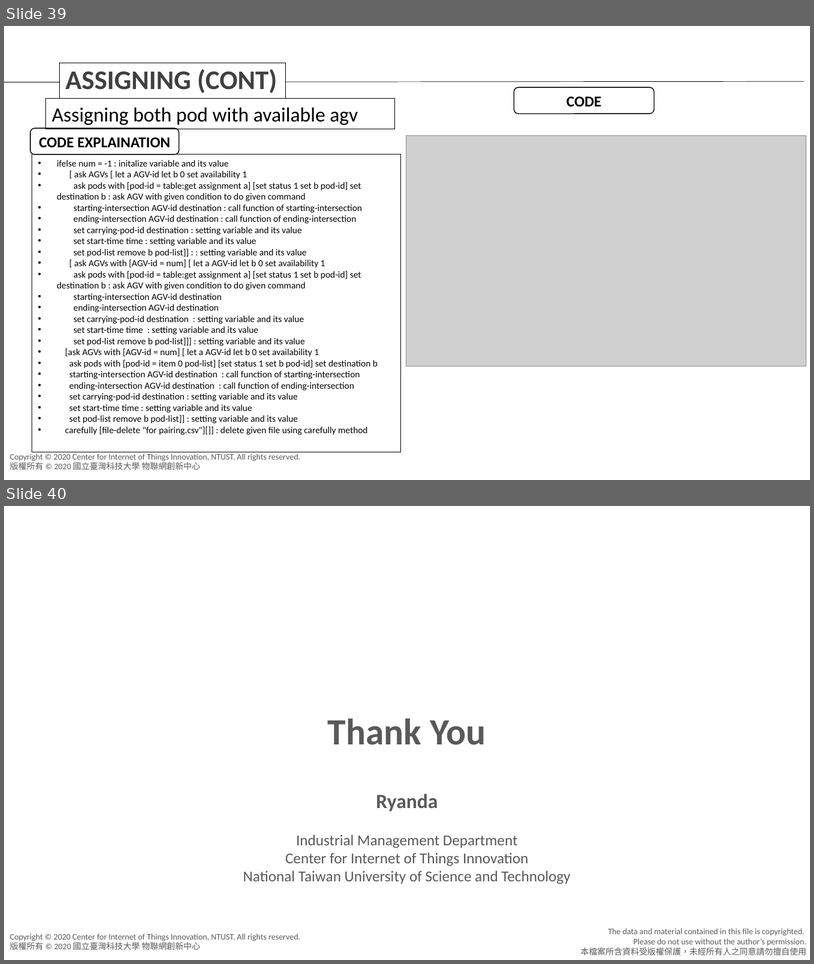
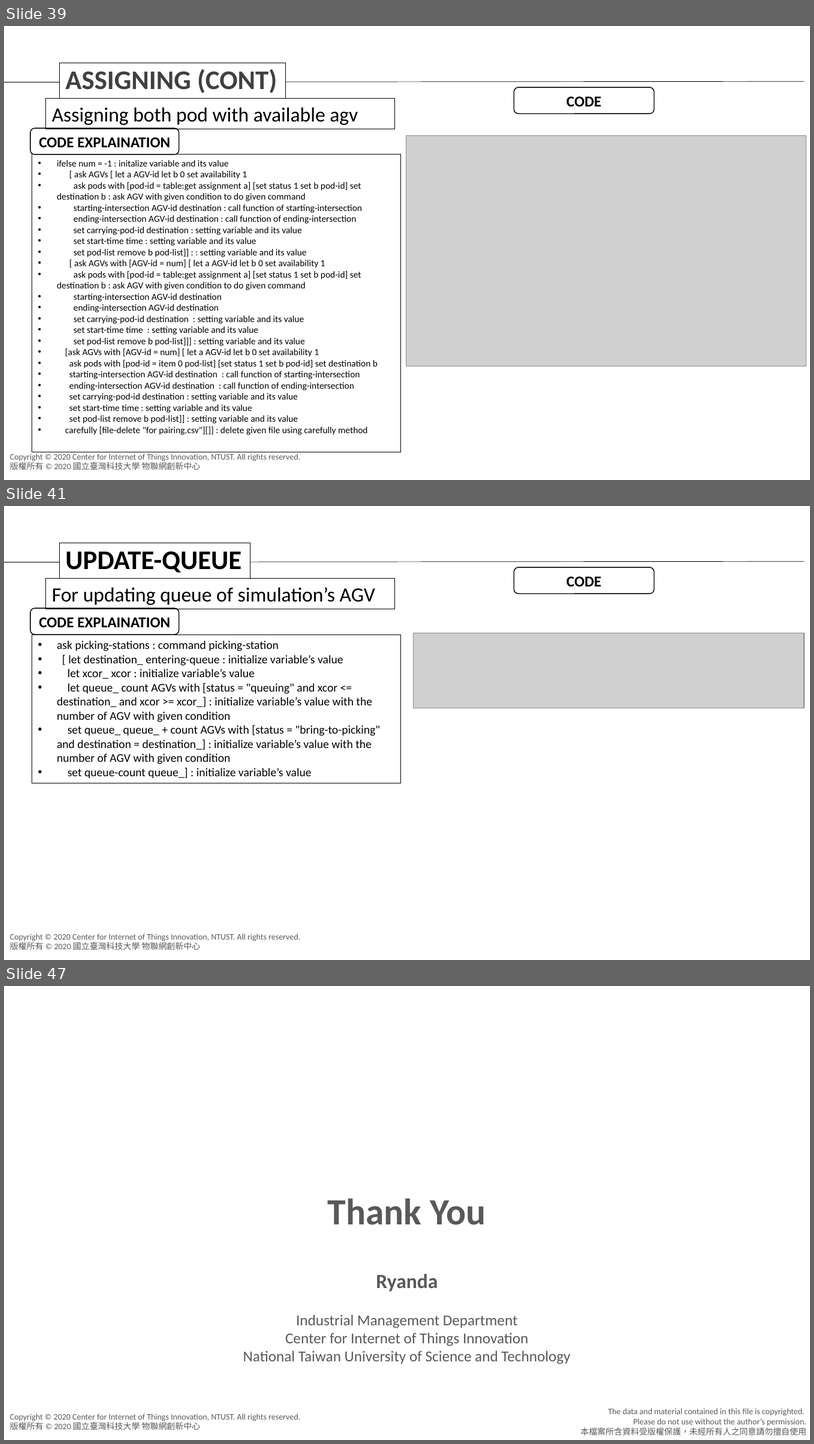
Before and after one commit to agnesyosephine/kiva, a slide deck: Tutorial/Code Learning-Ryanda.pptx. Shown one above the other, each under a label of ours: slides 39 and 40 before the commit, slides 39, 41 and 47 after it; the slides between them are not shown. The pictures are 814x964 and 814x1444 pixels, drawn with LibreOffice and Linux fonts; fonts in the diff are those of the drawing; grey boxes stand for pictures; background and template pictures are left out. Boxes give left, top, right and bottom in pixels: in the first picture for what was removed or moved away, otherwise in the second. Text is boxed around its words. In the diff, an @@ line names an element or a change of style, - is before the commit and + after.

```diff
--- a/Tutorial/Code Learning-Ryanda.pptx
+++ b/Tutorial/Code Learning-Ryanda.pptx
@@ slide 41 added at <box>4,506,810,960</box>, background #FFFFFF; not listed: 2 template elements that a slide beside it also shows @@
@@ rectangle added at <box>60,543,250,579</box>, fill #FFFFFF, outline #000000 0.75 pt, 32 pt, text #000000, bold @@
+UPDATE-QUEUE
@@ line added from (4, 562) to (804, 562), #000000 0.5 pt @@
@@ rounded rectangle added at <box>515,567,655,594</box>, fill #FFFFFF, outline #000000 1 pt, 18 pt, text #000000, bold @@
+CODE
@@ rectangle added at <box>46,579,395,609</box>, outline #000000 0.75 pt, 24 pt, text #000000 @@
+For updating queue of simulation’s AGV
@@ rounded rectangle added at <box>30,608,179,635</box>, fill #FFFFFF, outline #000000 1 pt, 18 pt, text #000000, bold @@
+CODE EXPLAINATION
@@ rectangle added at <box>32,634,401,783</box>, outline #000000 0.75 pt, 14 pt, text #000000 @@
+• ask picking-stations : command picking-station
+• [ let destination_ entering-queue : initialize variable’s value
+• let xcor_ xcor : initialize variable’s value
+• let queue_ count AGVs with [status = "queuing" and xcor <= destination_ and xcor >= xcor_] : initialize variable’s value with the number of AGV with given condition
+• set queue_ queue_ + count AGVs with [status = "bring-to-picking" and destination = destination_] : initialize variable’s value with the number of AGV with given condition
+• set queue-count queue_] : initialize variable’s value
@@ picture added at <box>414,633,804,708</box> @@
@@ what was slide 40 is now slide 47 @@
```
Also in this commit, not shown: 6 other slides added.
